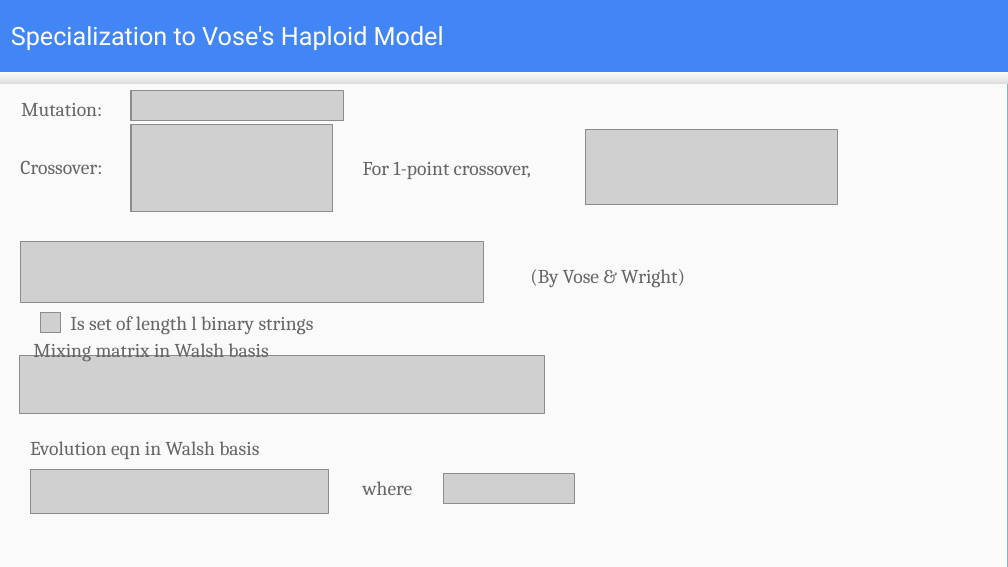
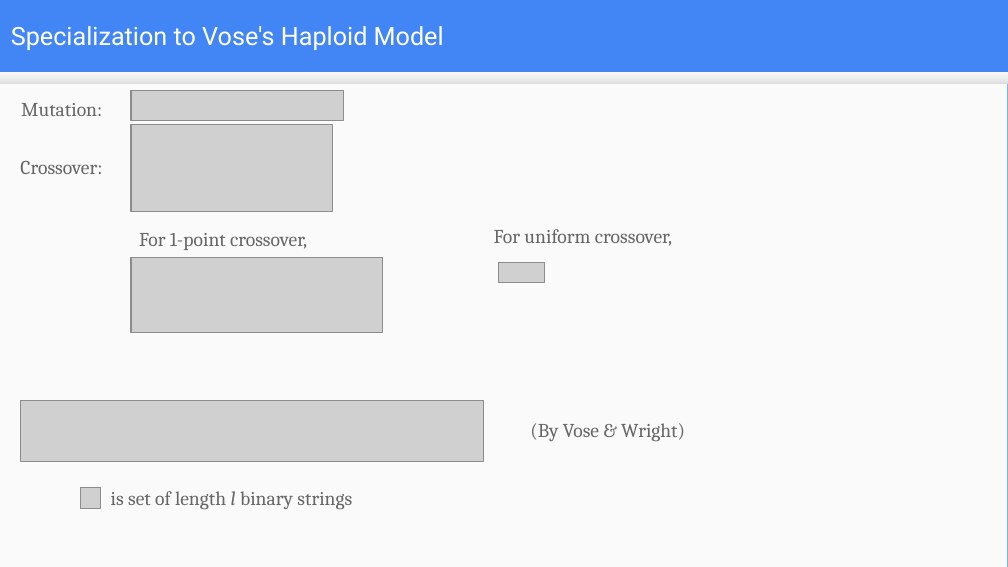
Before and after one commit to mduwalsh/project, a slide deck: slide 14 of thesis_slides_mahendra.odp. Drawn at 1008x567 pixels with LibreOffice and Linux fonts; fonts in the diff are those of the drawing; grey boxes stand for pictures. Boxes give left, top, right and bottom in pixels: in the first picture for what was removed or moved away, otherwise in the second. Text is boxed around its words. In the diff, an @@ line names an element or a change of style, - is before the commit and + after.

```diff
--- a/thesis_slides_mahendra.odp
+++ b/thesis_slides_mahendra.odp
@@ text "For 1-point crossover,": place and size @@
-text "For 1-point crossover," at (363, 162, 531, 179)
+text "For 1-point crossover," at (139, 233, 307, 250)
@@ text added at (494, 229, 672, 246), 14 pt, text #666666 @@
+For uniform crossover,
@@ picture: place and size @@
-picture at (20, 242, 484, 302)
+picture at (131, 257, 383, 333)
@@ picture: place and size @@
-picture at (586, 129, 838, 205)
+picture at (499, 262, 544, 282)
@@ picture removed at (40, 312, 60, 333) @@
@@ text removed at (33, 343, 268, 362) @@
-Mixing matrix in Walsh basis
@@ picture: place and size @@
-picture at (19, 356, 544, 413)
+picture at (20, 400, 484, 461)
@@ text "(By Vose & Wright)": place and size @@
-text "(By Vose & Wright)" at (530, 269, 685, 287)
+text "(By Vose & Wright)" at (530, 423, 685, 441)
@@ text removed at (30, 441, 259, 459) @@
-Evolution eqn in Walsh basis
@@ picture removed at (444, 474, 575, 504) @@
@@ picture: place and size @@
-picture at (30, 470, 329, 513)
+picture at (81, 488, 101, 508)
@@ text at (111, 491, 352, 510): text changed @@
-Is set of length l binary strings
+is set of length l binary strings
@@ text removed at (363, 481, 413, 495) @@
-where
```
Also in this commit, not shown: 10 other slides changed, 13 slides added, 4 slides removed, 4 other files.
